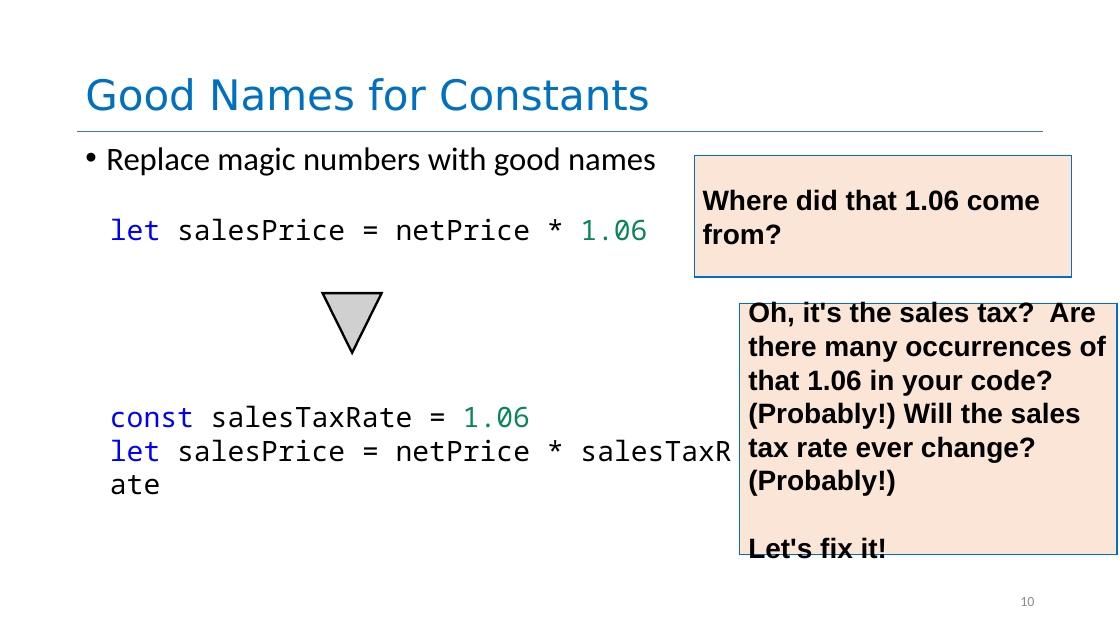
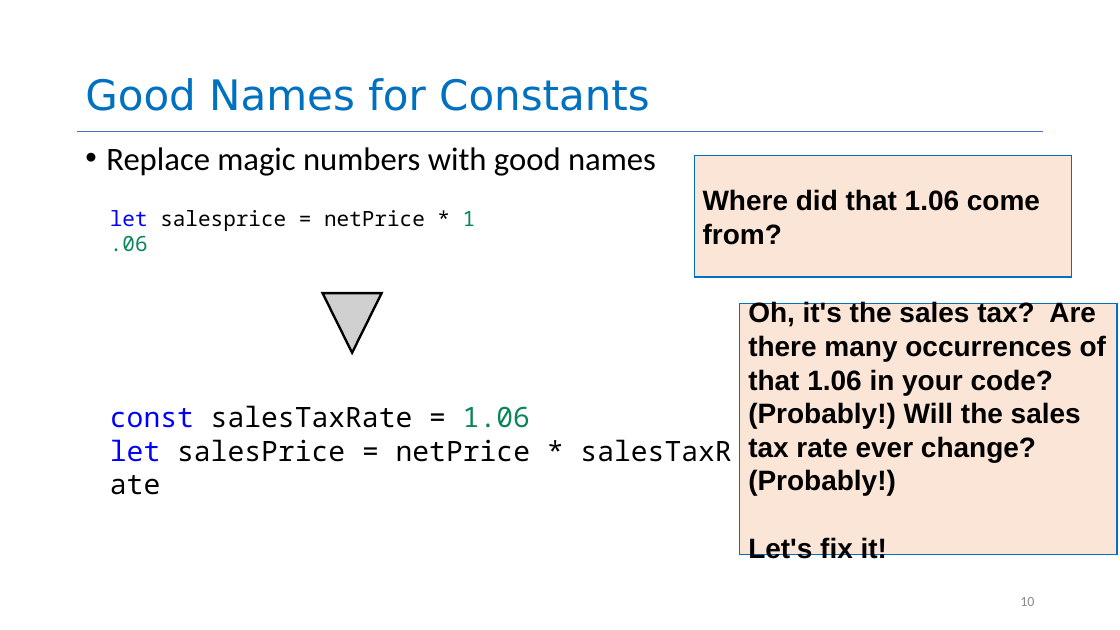
Before and after one commit to neu-se/CS4530-CS5500-Spring-2021, a slide deck: slide 10 of Slides/Lesson 1.2 General Program Design Principles.pptx. Drawn at 1120x630 pixels with LibreOffice and Linux fonts; fonts in the diff are those of the drawing; grey boxes stand for pictures. Boxes give left, top, right and bottom in pixels: in the first picture for what was removed or moved away, otherwise in the second. Text is boxed around its words. In the diff, an @@ line names an element or a change of style, - is before the commit and + after.

```diff
--- a/Slides/Lesson 1.2 General Program Design Principles.pptx
+++ b/Slides/Lesson 1.2 General Program Design Principles.pptx
@@ text at bbox=[110, 210, 476, 252]: text changed; size 24 to 18 pt @@
-let salesPrice = netPrice * 1.06
+let salesprice = netPrice * 1.06
```
Also in this commit, not shown: 4 other slides changed, 1 other file.
